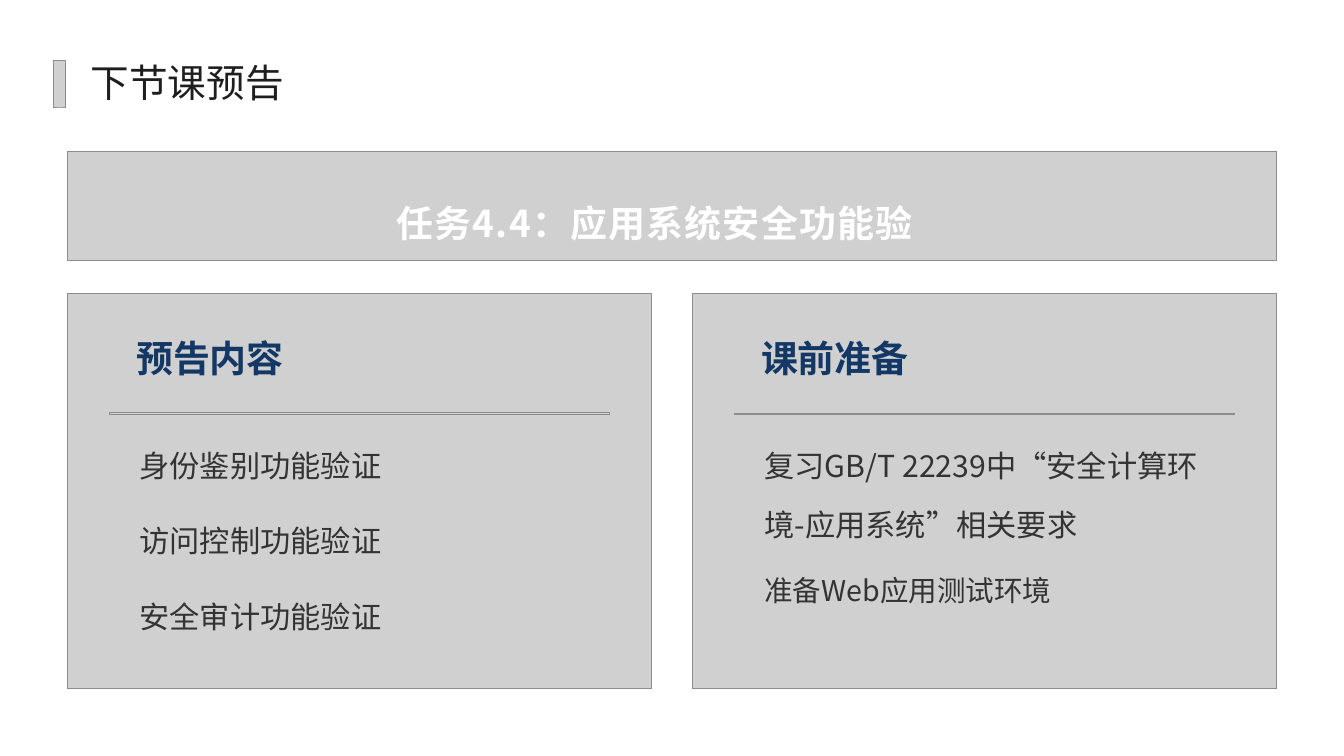
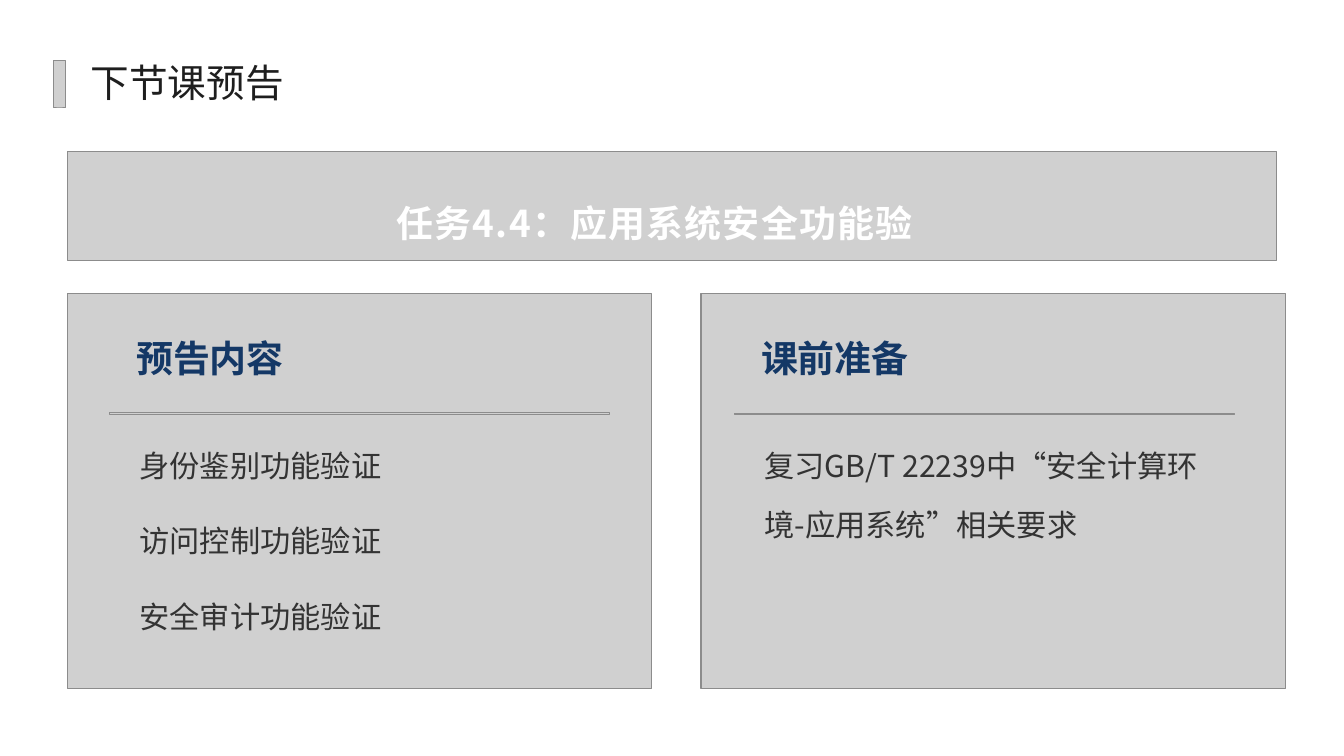
Before and after one commit to yiyimu-ruiruimu/security-assessment-platform, a slide deck: slide 23 of PPT/4.3 数据库安全配置核查.pptx (slide 22 before the commit). Drawn at 1344x756 pixels with LibreOffice and Linux fonts; fonts in the diff are those of the drawing; grey boxes stand for pictures; background and template pictures are left out. Boxes give left, top, right and bottom in pixels: in the first picture for what was removed or moved away, otherwise in the second. Text is boxed around its words. In the diff, an @@ line names an element or a change of style, - is before the commit and + after.

```diff
--- a/PPT/4.3 数据库安全配置核查.pptx
+++ b/PPT/4.3 数据库安全配置核查.pptx
@@ picture: place and size @@
-picture at [693, 294, 1277, 690]
+picture at [701, 294, 1286, 690]
@@ text removed at [764, 577, 1051, 604] @@
-准备Web应用测试环境
```
Also in this commit, not shown: 3 other slides changed, 2 slides added, 1 slide removed, 17 other files.
